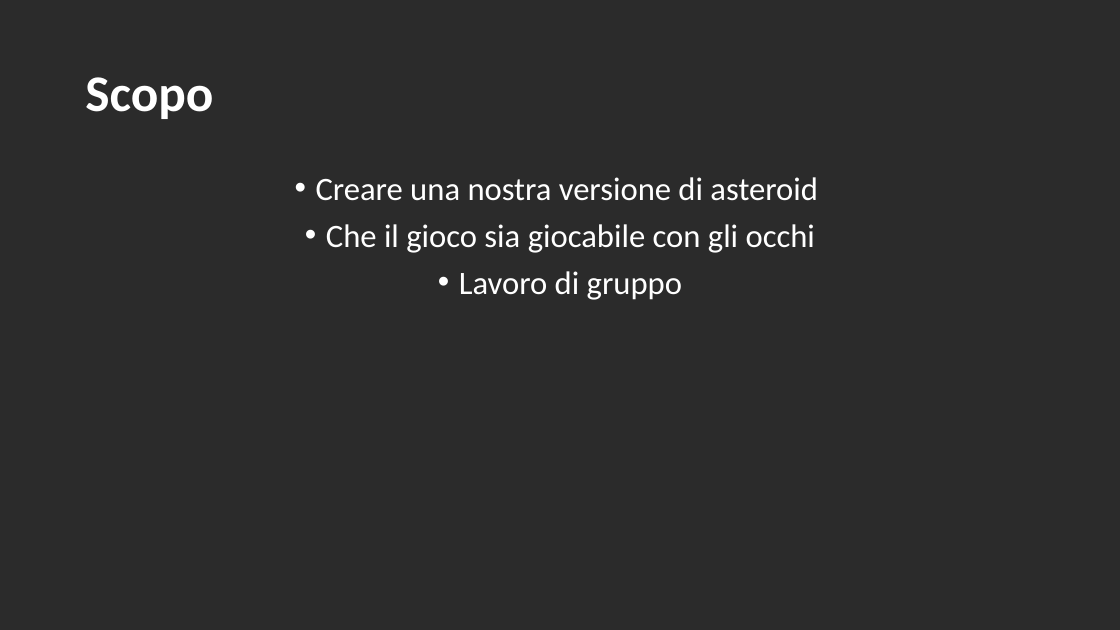
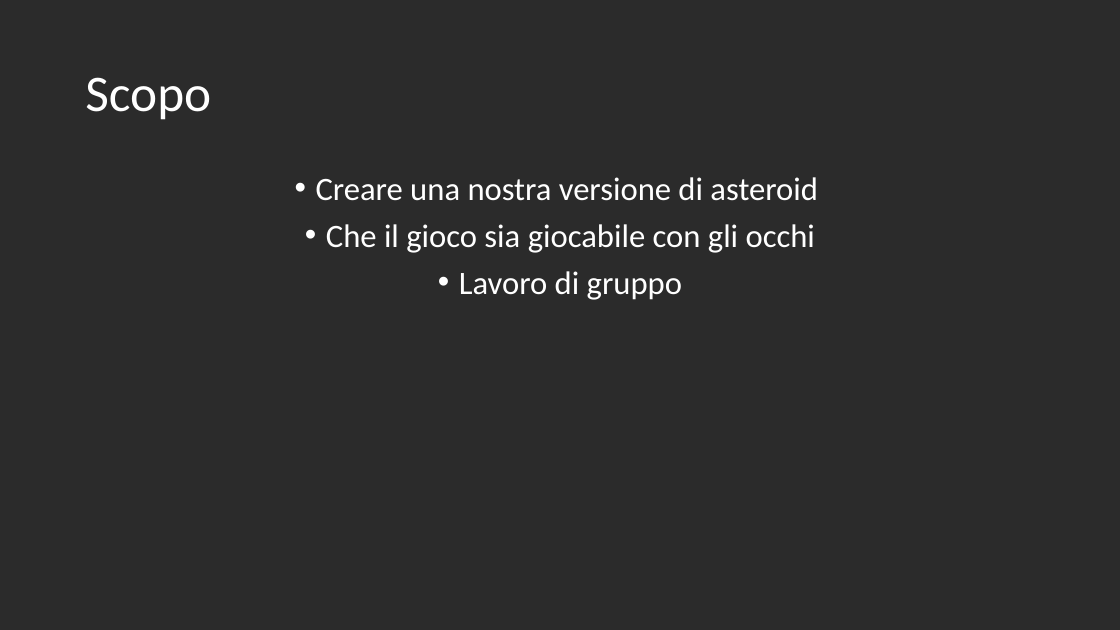
Before and after one commit to LuMug/EyeAsteroids, a slide deck: slide 3 of Documenti/Presentazione_EyeAsteroids.pptx. Drawn at 1120x630 pixels with LibreOffice and Linux fonts; fonts in the diff are those of the drawing; background and template pictures are left out; a plain dark background stands for a picture behind light text. Boxes give left, top, right and bottom in pixels: in the first picture for what was removed or moved away, otherwise in the second. Text is boxed around its words. In the diff, an @@ line names an element or a change of style, - is before the commit and + after.

```diff
--- a/Documenti/Presentazione_EyeAsteroids.pptx
+++ b/Documenti/Presentazione_EyeAsteroids.pptx
@@ title "Scopo" at (x1=85, y1=77, x2=211, y2=120): bold off @@
```
Also in this commit, not shown: 11 other slides changed.
